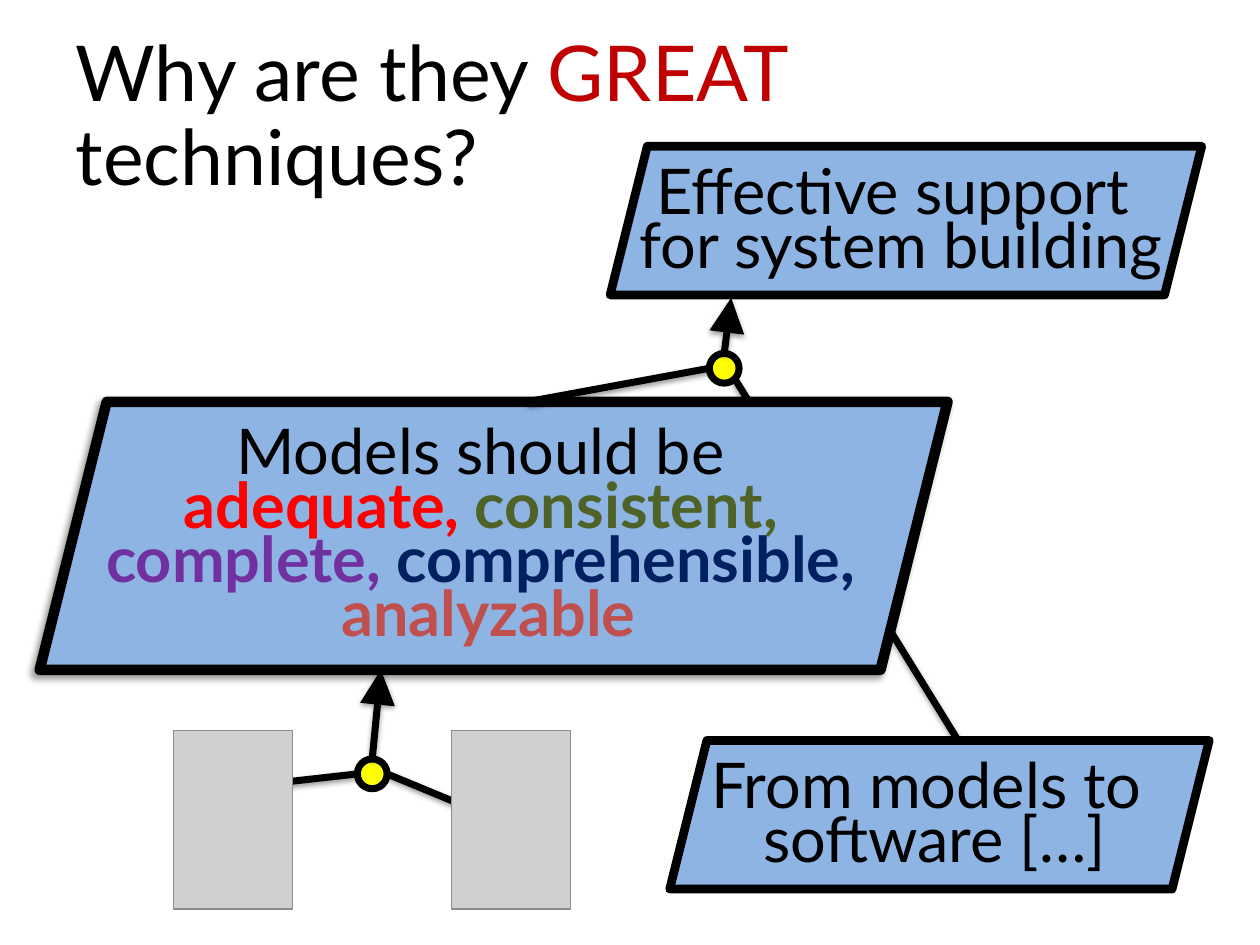
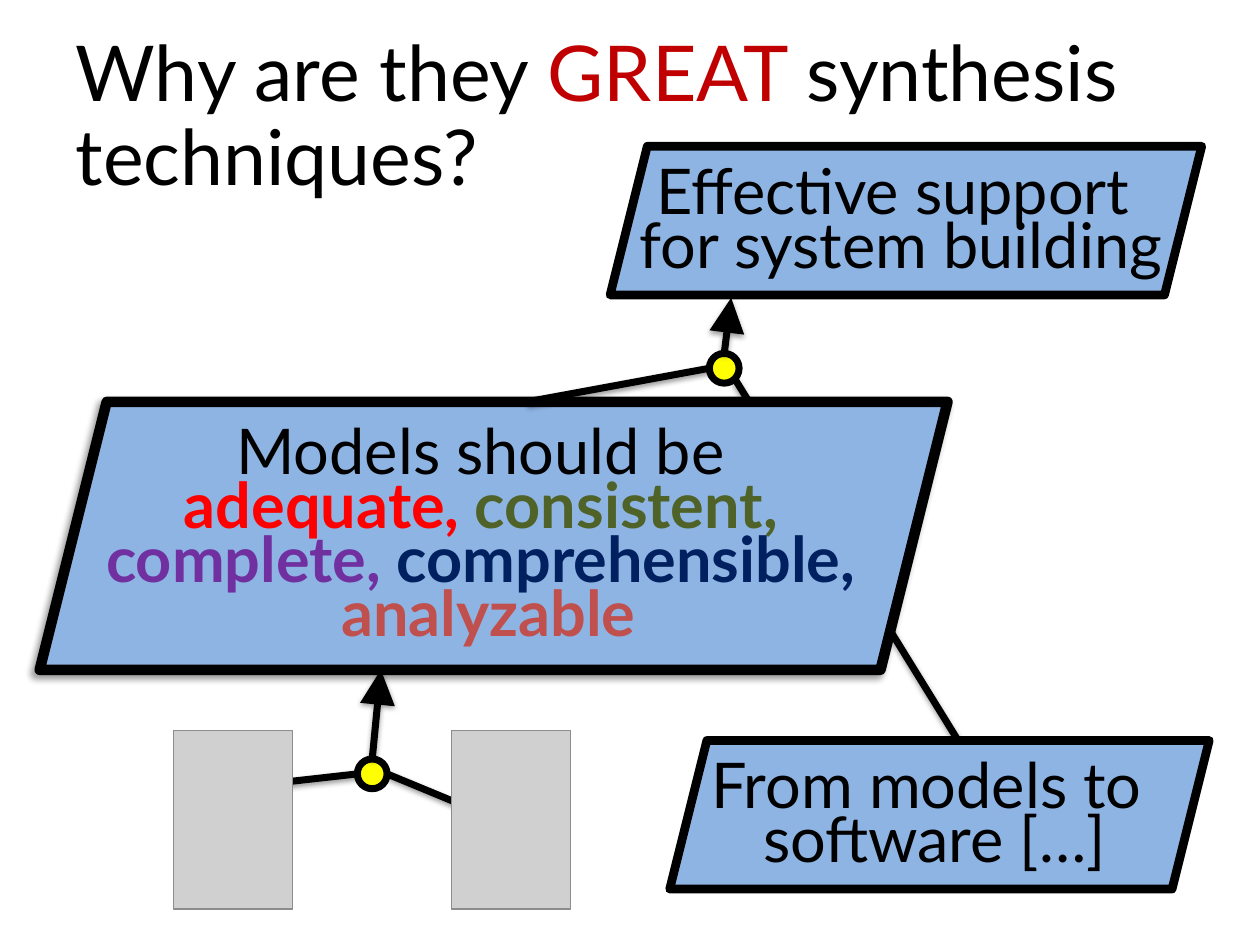
Before and after one commit to blambeau/phd, a slide deck: slide 47 of public-defense/slides.pptx. Drawn at 1260x945 pixels with LibreOffice and Linux fonts; fonts in the diff are those of the drawing; grey boxes stand for pictures. Boxes give left, top, right and bottom in pixels: in the first picture for what was removed or moved away, otherwise in the second. Text is boxed around its words. In the diff, an @@ line names an element or a change of style, - is before the commit and + after.

```diff
--- a/public-defense/slides.pptx
+++ b/public-defense/slides.pptx
@@ title at (x1=76, y1=44, x2=1117, y2=198): text changed @@
-Why are they GREAT
-techniques?
+Why are they GREAT synthesis
+techniques?
```
Also in this commit, not shown: 4 other slides changed, 3 slides added, 1 other file.
